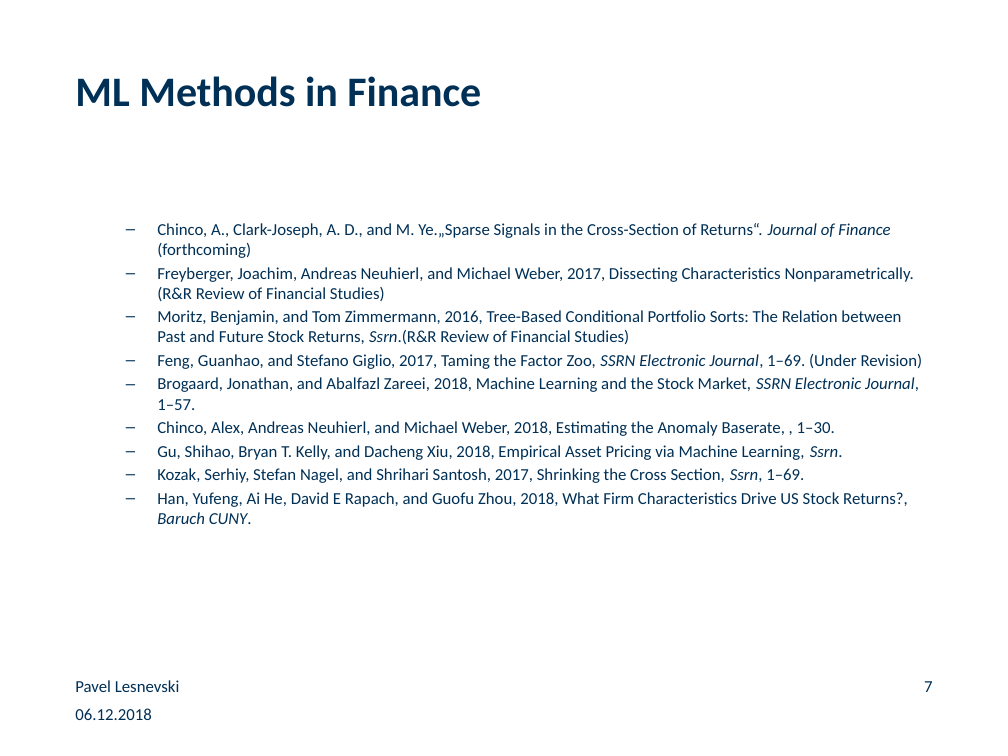
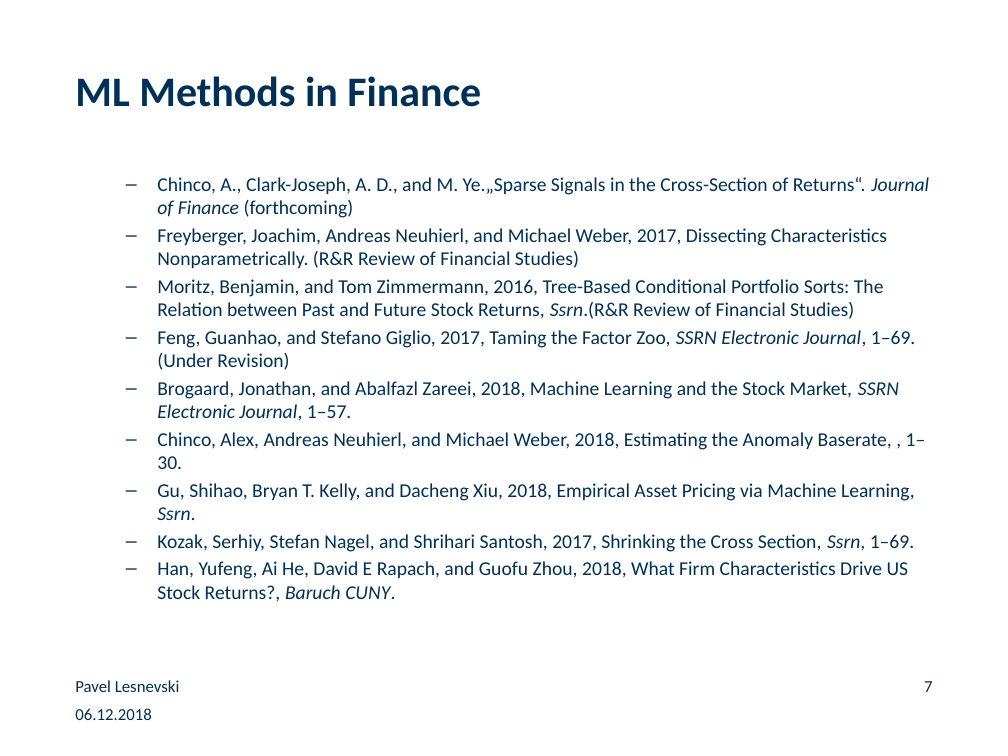
Before and after one commit to paveles/Machine_Learning_and_Equity_Index_Returns, a slide deck: slide 7 of _presentation/MachineLearning_StockMarketReturns.pptx. Drawn at 1008x756 pixels with LibreOffice and Linux fonts; fonts in the diff are those of the drawing; background and template pictures are left out. Boxes give left, top, right and bottom in pixels: in the first picture for what was removed or moved away, otherwise in the second. Text is boxed around its words. In the diff, an @@ line names an element or a change of style, - is before the commit and + after.

```diff
--- a/_presentation/MachineLearning_StockMarketReturns.pptx
+++ b/_presentation/MachineLearning_StockMarketReturns.pptx
@@ text "Chinco, A., Clark-Joseph, A. D., ...": place and size @@
-text "Chinco, A., Clark-Joseph, A. D., ..." at bbox=[157, 223, 923, 524]
+text "Chinco, A., Clark-Joseph, A. D., ..." at bbox=[157, 177, 929, 602]
@@ text "Chinco, A., Clark-Joseph, A. D., ..." at bbox=[157, 177, 929, 602]: size 12 to 14 pt @@
```
Also in this commit, not shown: 4 other slides changed.
